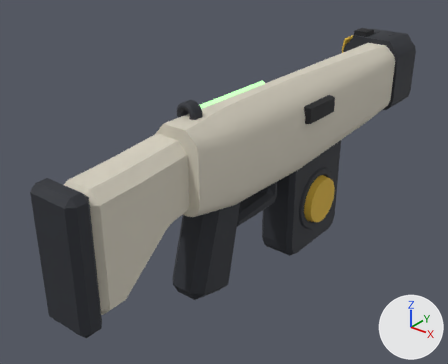
One commit to the glTF model roblox/assets/weapons-kit/src/w_smg@smg_label.glb: the scene before it, then after it.
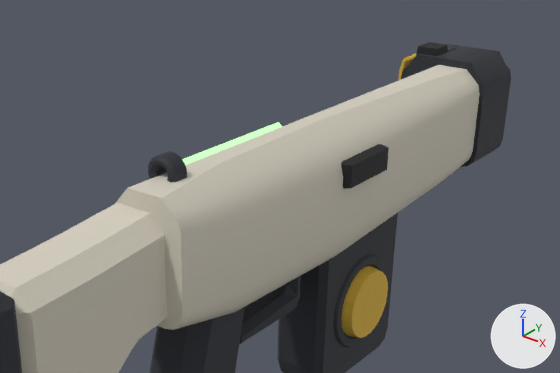
Each version is shown whole from a camera (50 mm lens) standing at (0.407, -0.554, 0.269) and looking at (-0.048, 0.014, -0.083), then close up on the part from 18% to 100% of the width and 0% to 68% of the height. The axes (+X, +Y, +Z) are drawn at lower right. The lights are the same throughout. The first two pictures are the older version. Where no turn or scale is listed for an object, it has been applied to the vertices. Vertices at exactly the same position are counted once.

The first close-up shows 'body_wzA', 'grip_wzB', 'guard_wzB', 'mag_wzB', 'mag_wzN', 'nose_wzB', 'screen_wzN', 'sight_wzN', 'stock_wzA', 'stock_wzB', 'trim_wzN' and 2 more.
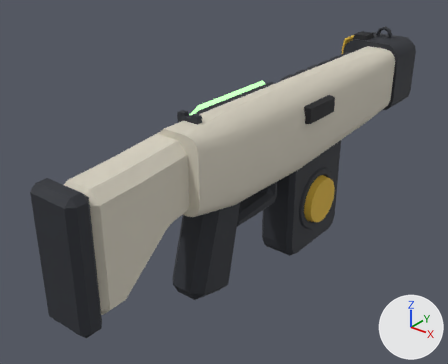
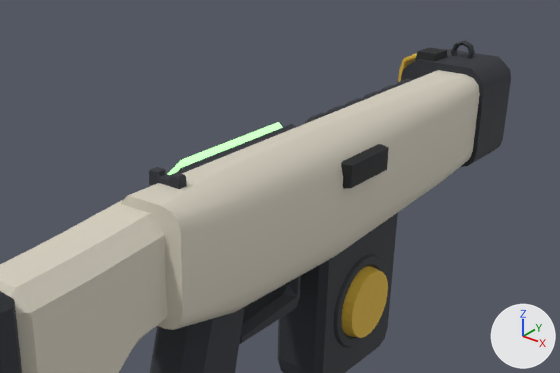
Where the change shows, as pixel boxes [x1, y1, x2, y2] in the close-ups (560 x 373 px; the box of a moved part takes in the faces that stretch with it):
'body_wzA', reshaped: before [115, 65, 480, 330]; after [120, 70, 480, 330]
'sight_wzN', reshaped (10% taller): before [148, 47, 480, 182]; after [149, 40, 475, 189]
part 1 of me_body_wza, moved or reshaped: before [115, 65, 473, 315]; after [120, 70, 472, 315]
part 2 of me_sight_wzn, moved or reshaped (mostly hidden before): before [448, 47, 480, 54]; after [451, 40, 475, 58]
part 3 of me_sight_wzn, cut back: before [148, 151, 187, 182]; after [149, 167, 186, 189]

The change in detail:
me_body_wza is used by ob_body_wza; location (0.0, 0.0, 0.0).
me_body_wza had 70 vertices, 136 faces and spanned x -0.041..0.041, y -0.136..0.312, z -0.072..0.051.
me_body_wza now has 70 vertices, 136 faces and spans x -0.041..0.041, y -0.136..0.312, z -0.072..0.046.
me_body_wza part 1: all 10 vertices in x -0.005..0.025, y -0.136..0.312, z 0.051 are moved by (0.0, 0.0, -0.005).
me_sight_wzn is used by ob_sight_wzn; location (0.0, 0.0, 0.0).
me_sight_wzn had 236 vertices, 452 faces and spanned x -0.016..0.016, y -0.116..0.36, z 0.04..0.066.
me_sight_wzn now has 142 vertices, 276 faces and spans x -0.014..0.014, y -0.106..0.352, z 0.042..0.069.
me_sight_wzn part 2: 96 vertices removed from x -0.016..0.016, y 0.336..0.36, z 0.044..0.059; 90 vertices added at x -0.012..0.012, y 0.345..0.352, z 0.045..0.069.
me_sight_wzn part 3: 124 vertices removed from x -0.012..0.012, y -0.11..-0.094, z 0.042..0.066; 52 vertices added at x -0.014..0.014, y -0.106..-0.098, z 0.042..0.054.
Other edits to the shape of me_sight_wzn do not show in these pictures.
